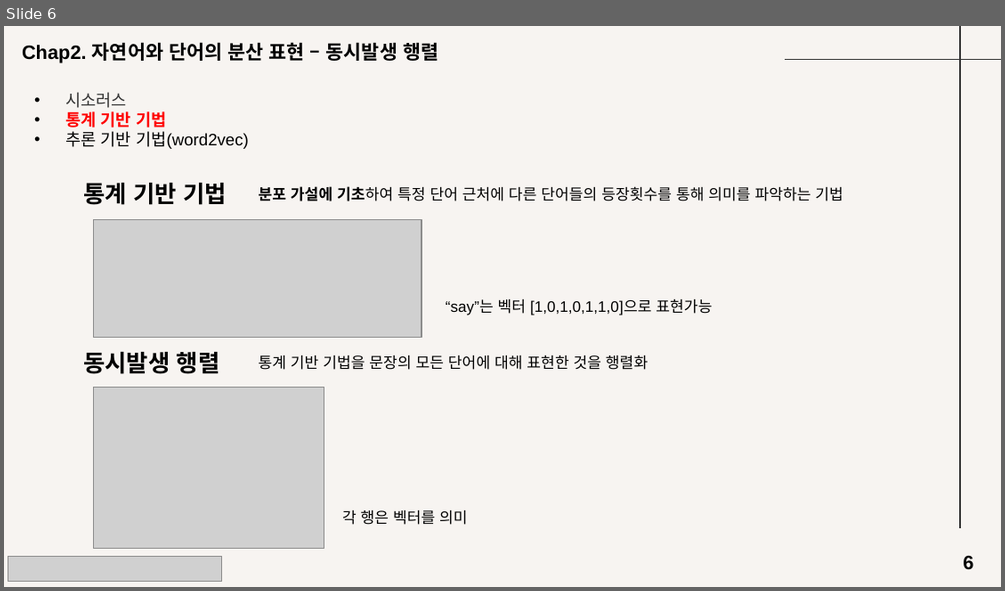
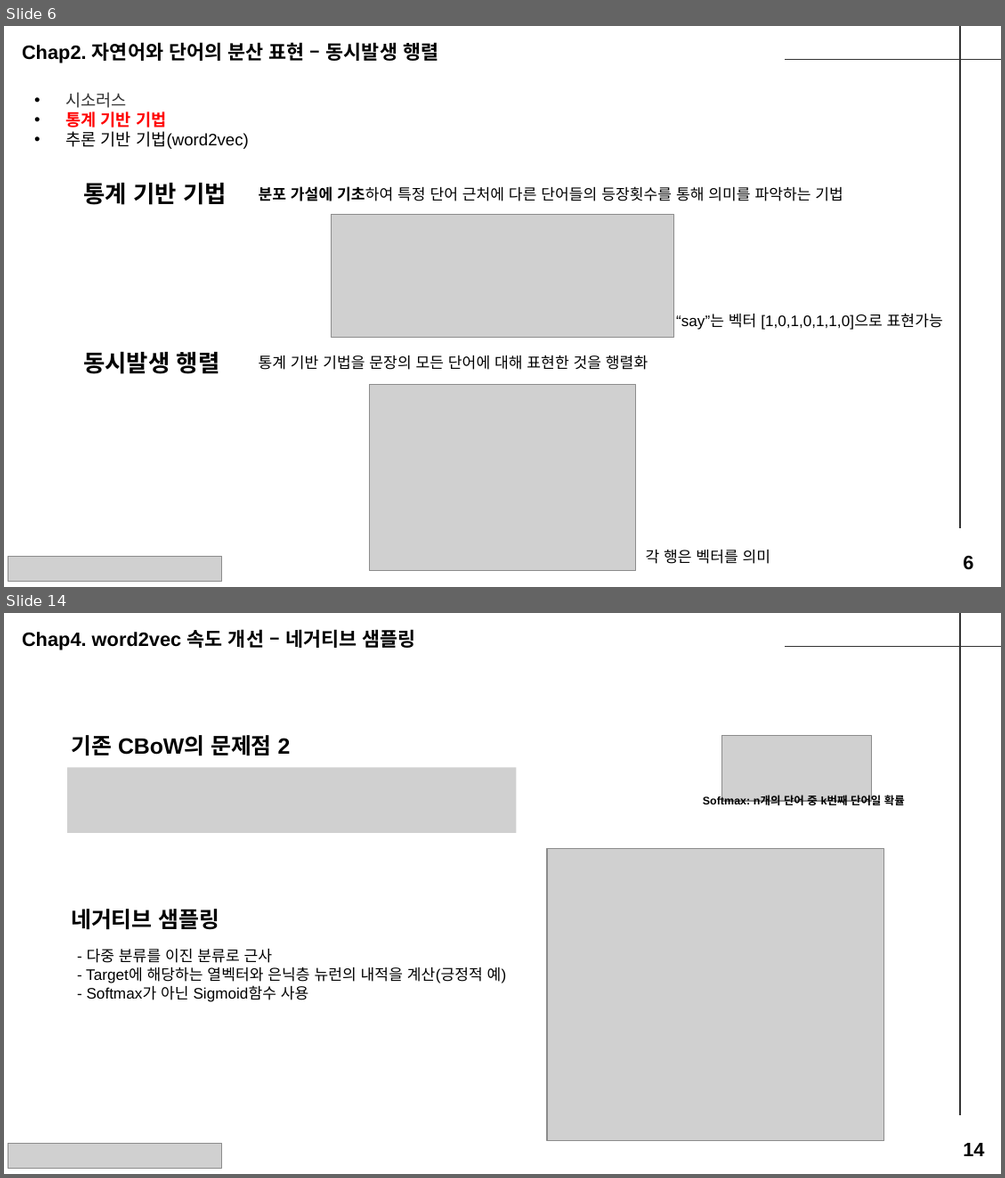
Before and after one commit to seungdeng/Deep-Learning-from-Scratch, a slide deck: study/발표자료/20250220_밑딥2_이승건_chap234발표자료.pptx. Shown one above the other, each under a label of ours: slide 6 before the commit, slides 6 and 14 after it; the slides between them are not shown. The pictures are 1005x591 and 1005x1178 pixels, drawn with LibreOffice and Linux fonts; fonts in the diff are those of the drawing; grey boxes stand for pictures. Boxes give left, top, right and bottom in pixels: in the first picture for what was removed or moved away, otherwise in the second. Text is boxed around its words. In the diff, an @@ line names an element or a change of style, - is before the commit and + after.

```diff
--- a/study/발표자료/20250220_밑딥2_이승건_chap234발표자료.pptx
+++ b/study/발표자료/20250220_밑딥2_이승건_chap234발표자료.pptx
@@ slide 14 added at box(4, 613, 1001, 1174), background #FFFFFF; not listed: 2 template elements that a slide beside it also shows @@
@@ text added at box(22, 629, 415, 650), 14 pt, text #000000, bold @@
+Chap4. word2vec 속도 개선 – 네거티브 샘플링
@@ text added at box(71, 735, 291, 756), 16 pt, text #000000, bold @@
+기존 CBoW의 문제점 2
@@ picture added at box(721, 736, 871, 802) @@
@@ picture added at box(68, 768, 517, 834) @@
@@ text added at box(703, 793, 905, 808), 8 pt, text #000000, bold @@
+Softmax: n개의 단어 중 k번째 단어일 확률
@@ picture added at box(547, 848, 884, 1140) @@
@@ text added at box(71, 908, 220, 930), 16 pt, text #000000, bold @@
+네거티브 샘플링
@@ text added at box(86, 949, 507, 1002), 11 pt, text #000000 @@
+- 다중 분류를 이진 분류로 근사
+- Target에 해당하는 열벡터와 은닉층 뉴런의 내적을 계산(긍정적 예)
+- Softmax가 아닌 Sigmoid함수 사용
@@ picture added at box(8, 1143, 221, 1168) @@
@@ text added at box(963, 1143, 984, 1156), 14 pt, text #000000, bold @@
+14
@@ slide 6 changed as well @@
@@ background #F7F4F1 to #FFFFFF @@
@@ picture removed at box(94, 219, 421, 337) @@
@@ picture added at box(331, 215, 673, 337) @@
@@ text "“say”는 벡터 [1,0,1,0,1,1,0]으로 표현가능": place and size @@
-text "“say”는 벡터 [1,0,1,0,1,1,0]으로 표현가능" at box(445, 299, 712, 315)
+text "“say”는 벡터 [1,0,1,0,1,1,0]으로 표현가능" at box(676, 313, 943, 329)
@@ picture: place and size @@
-picture at box(94, 386, 325, 548)
+picture at box(369, 384, 635, 569)
@@ text "각 행은 벡터를 의미": place and size @@
-text "각 행은 벡터를 의미" at box(342, 510, 468, 524)
+text "각 행은 벡터를 의미" at box(646, 549, 771, 564)
```
Also in this commit, not shown: 11 other slides changed, 6 other slides added, 6 slides removed, 2 other files.
